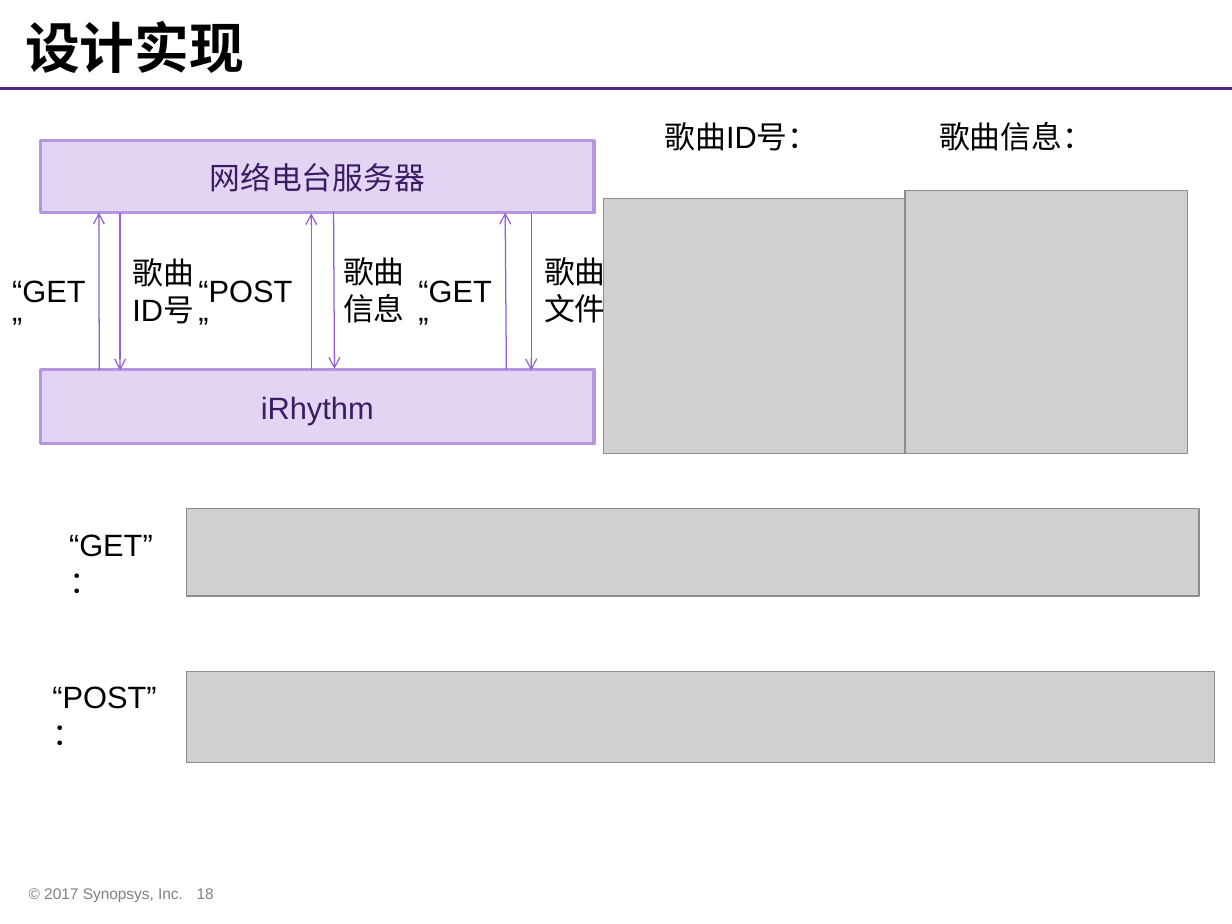
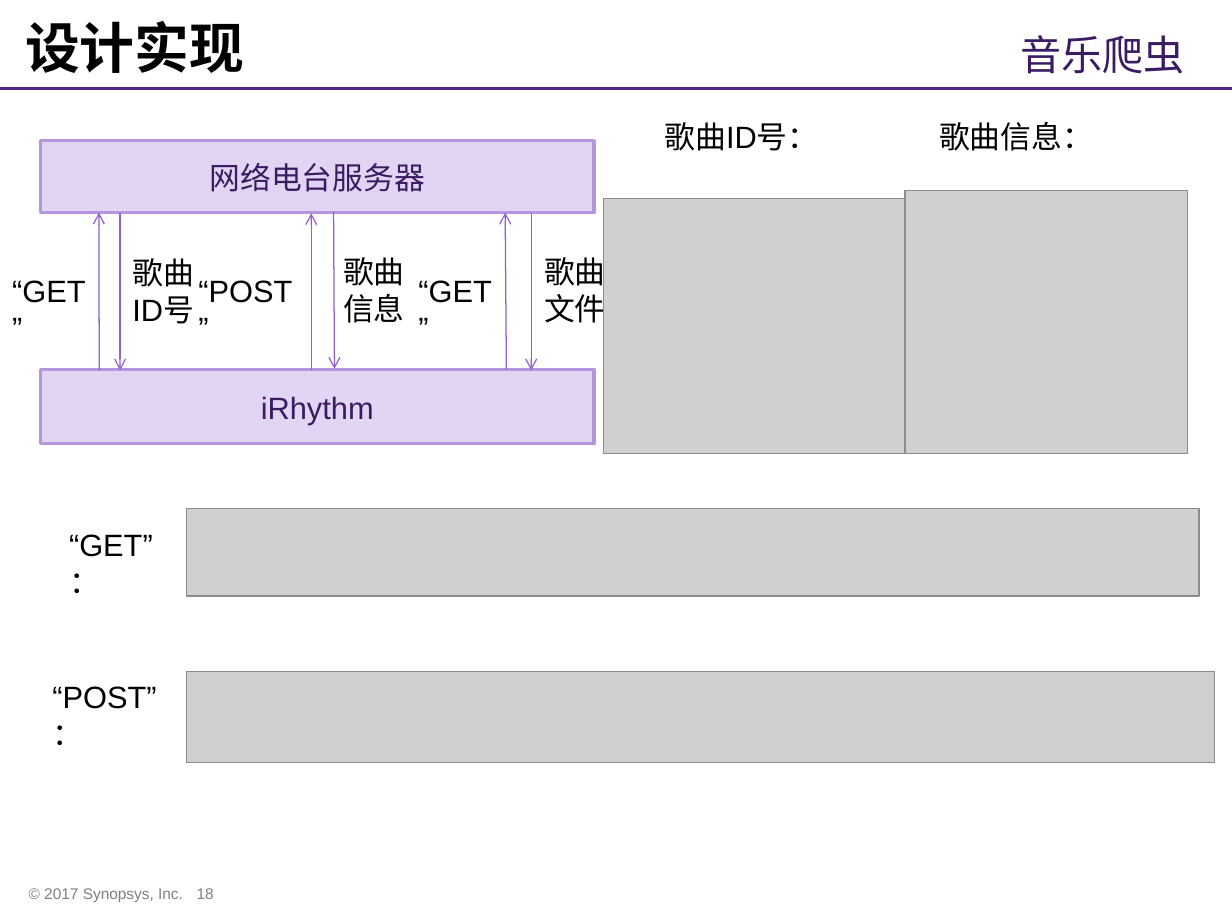
Before and after one commit to whutddk/iRhythm, a slide deck: slide 18 of doc/华智队作品展示PPT.pptx. Drawn at 1232x924 pixels with LibreOffice and Linux fonts; fonts in the diff are those of the drawing; grey boxes stand for pictures; background and template pictures are left out. Boxes give left, top, right and bottom in pixels: in the first picture for what was removed or moved away, otherwise in the second. Text is boxed around its words. In the diff, an @@ line names an element or a change of style, - is before the commit and + after.

```diff
--- a/doc/华智队作品展示PPT.pptx
+++ b/doc/华智队作品展示PPT.pptx
@@ text added at (1021,35,1185,74), 24 pt, text #3B1D62 @@
+音乐爬虫
```
Also in this commit, not shown: 7 other slides changed.
